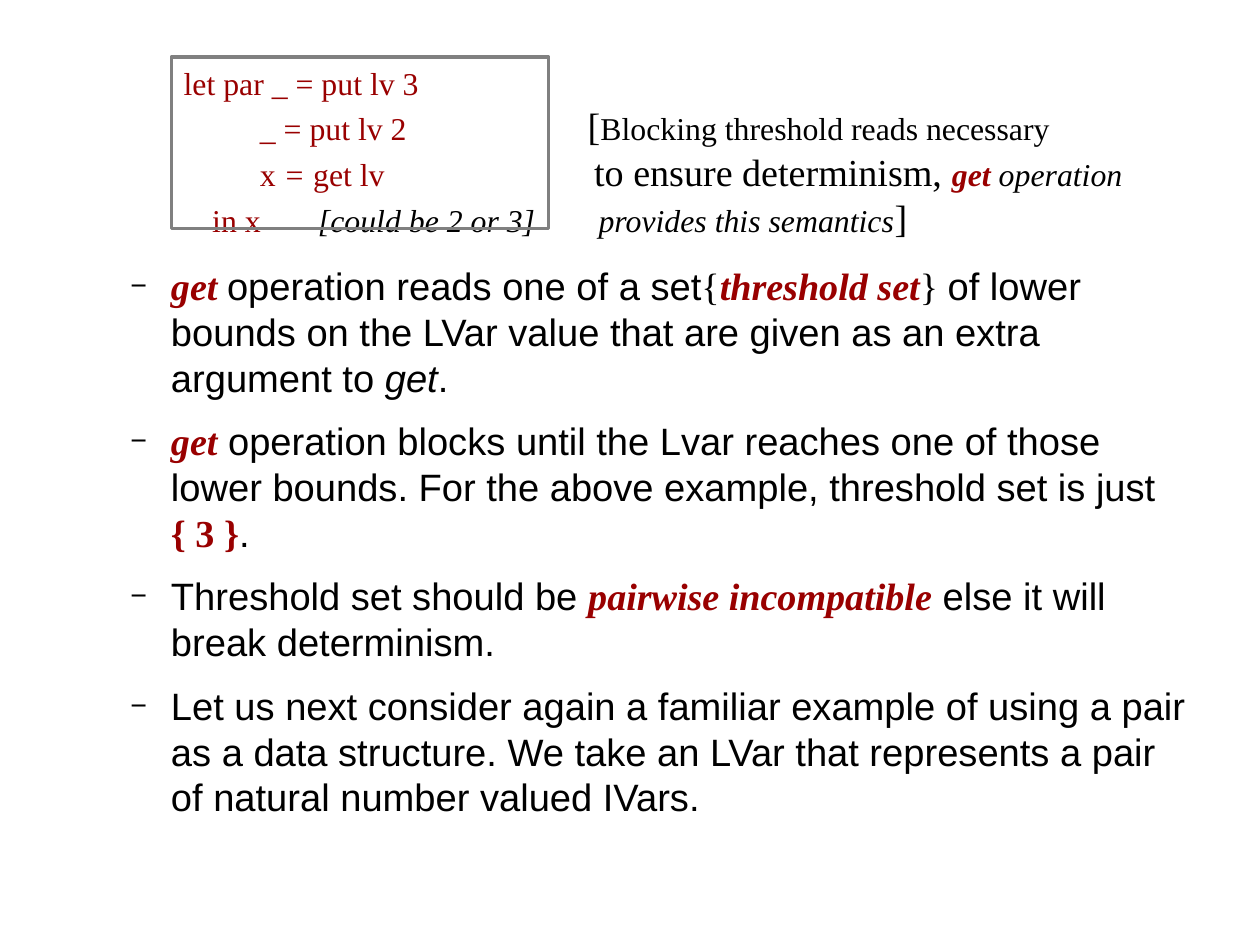
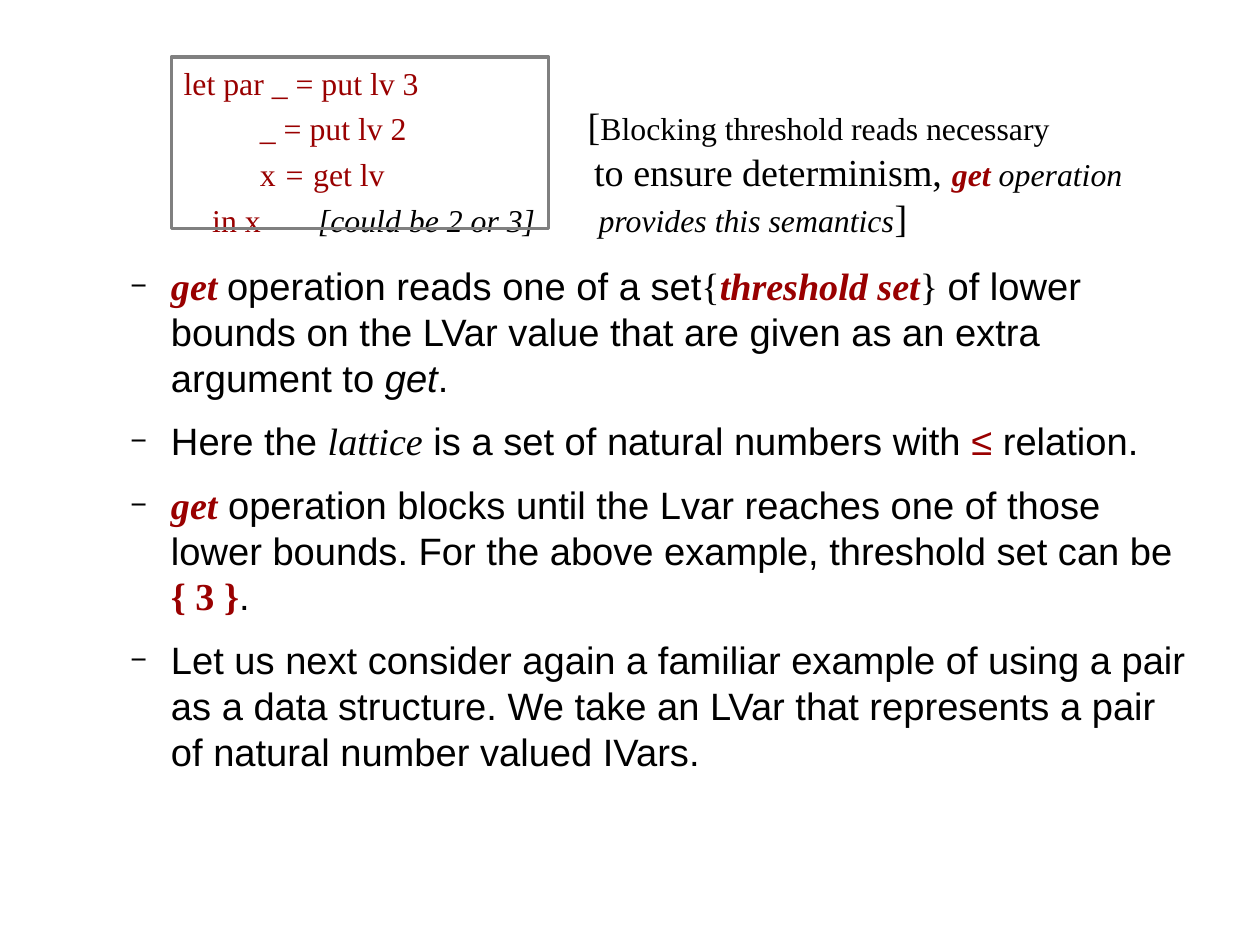
Before and after one commit to sentinel88/Personal, a slide deck: slide 8 of Talk.odp. Drawn at 1260x945 pixels with LibreOffice and Linux fonts; fonts in the diff are those of the drawing. Boxes give left, top, right and bottom in pixels: in the first picture for what was removed or moved away, otherwise in the second. Text is boxed around its words. In the diff, an @@ line names an element or a change of style, - is before the commit and + after.

```diff
--- a/Talk.odp
+++ b/Talk.odp
@@ text at bbox=[171, 427, 1172, 611]: text changed @@
-  − get operation blocks until the Lvar reaches one of those lower bounds. For the above example, threshold set is just { 3 }.
-  − Threshold set should be pairwise incompatible else it will break determinism.
+  − Here the lattice is a set of natural numbers with ≤ relation.
+  − get operation blocks until the Lvar reaches one of those lower bounds. For the above example, threshold set can be { 3 }.
```
Also in this commit, not shown: 17 other slides changed, 1 other file.
